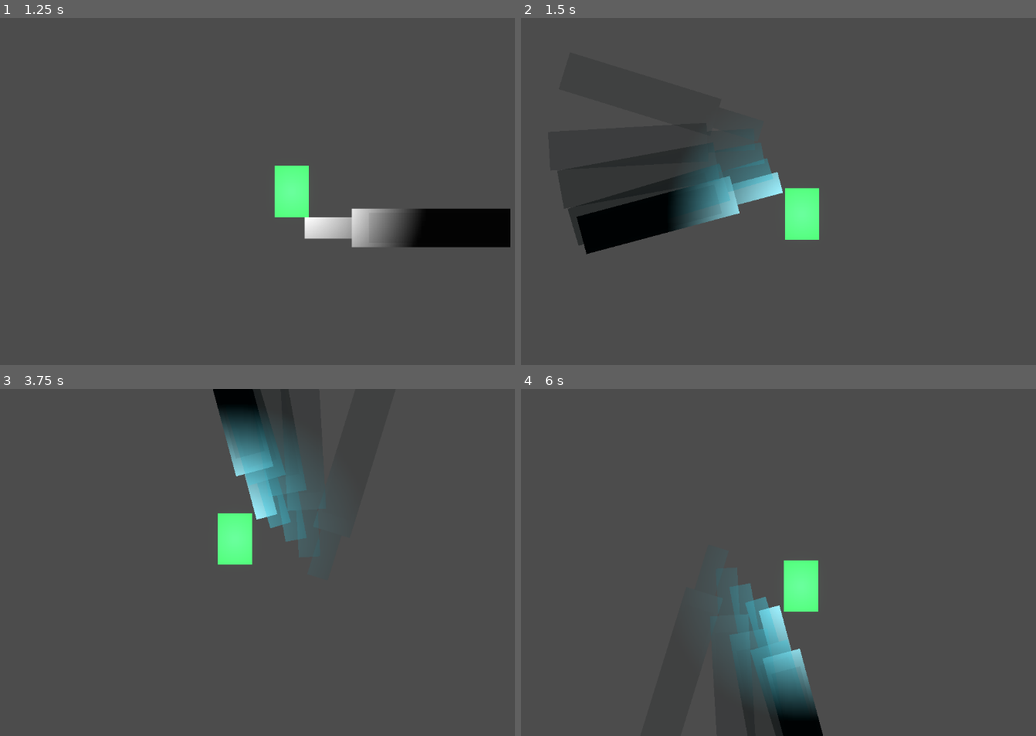
Above: before the commit, frames 1-4 (two rows, left to right).
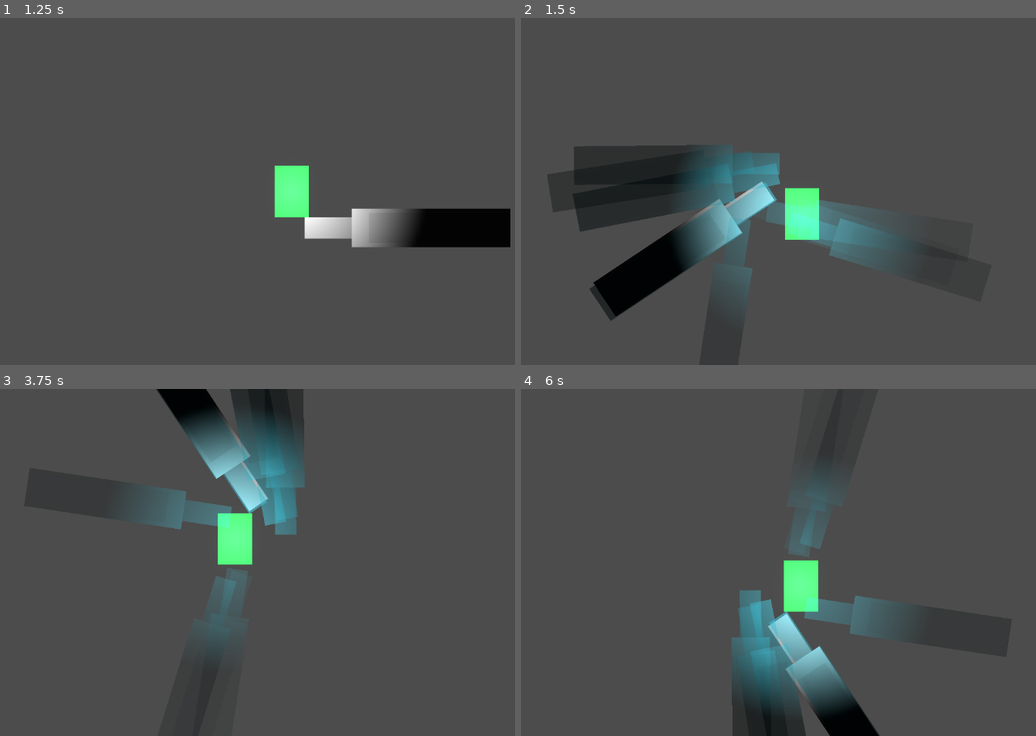
Above: after the commit, the same moments.

Repository: WMsans/top-down-rogue
Game: Godot game, scene res://scenes/main.tscn
The game is run twice, just before and just after one commit, with the same random seed, the same clock (stepped at 60 frames per second) and the same inputs.
Inputs (mouse positions are in pixels of both pictures, inside the frame that each line leads up to):
- Up to frame 1 (1.25 s): tap Enter at 0.5 s; move the mouse to (391, 174) at 0.52 s; hold D from 0.53 s (still down); tap Z at 0.6 s; click (391, 174) at 0.67 s
- Up to frame 2 (1.5 s): tap Space at 1.25 s; move the mouse to (654, 208) at 1.27 s; release D at 1.28 s; hold S from 1.28 s (still down); tap X at 1.35 s
- Up to frame 3 (3.75 s): move the mouse to (319, 486) at 2.02 s; release S at 2.03 s; hold D 2.03-2.78 s; tap C at 2.1 s; move the mouse to (226, 631) at 2.77 s; hold W 2.78-3.53 s; tap Z at 2.85 s; click (226, 631) at 2.92 s; move the mouse to (442, 614) at 3.52 s; hold A from 3.53 s (still down); tap X at 3.6 s
- Up to frame 4 (6 s): move the mouse to (593, 510) at 4.27 s; tap C at 4.35 s; tap Enter at 5 s; move the mouse to (809, 562) at 5.02 s; release A at 5.03 s; hold S 5.03-5.78 s; tap Z at 5.1 s; click (809, 562) at 5.17 s; move the mouse to (685, 475) at 5.77 s; hold D from 5.78 s (still down); tap X at 5.85 s

Frame 1 is identical in both runs. In frame 2, 11% of the frame differs, in the area x 5-85%, y 30-88%; in frame 3, 6.1%; in frame 4, 6.1%.
Error in both runs: Cannot call method 'shader_create_from_spirv' on a null value. (res://src/core/world_manager.gd:97)

Commit message:
fix: swing game juice

Diff:
--- a/src/player/weapon_visual.gd
+++ b/src/player/weapon_visual.gd
@@ -4,15 +4,32 @@
 const WEAPON_TEXTURE := preload("res://textures/weapon.png")
 const PIVOT_DISTANCE: float = 15.0
 
-const SWING_DURATION: float = 0.25
-const HALF_ARC: float = PI / 4.0
-
-const OVERSHOOT_ANGLE: float = PI / 6.0
-const SWING_PHASE_RATIO: float = 0.65
+const SWING_DURATION: float = 0.30
+const HALF_ARC: float = PI / 3.5
+
+# Phase timing ratios (must sum to ~SWING_PHASE_END)
+const PREP_END: float = 0.12
+const ACTION_END: float = 0.32
+const SETTLE_END: float = 0.60
+const RETURN_START: float = 0.60
 const RETURN_EASE_POWER: float = 2.5
 
-const TRAIL_INTERVAL: float = 0.03
-const TRAIL_LIFETIME: float = 0.18
+# Swing angles
+const ANTICIPATION_PULLBACK: float = PI / 6.0
+const OVERSHOOT_ANGLE: float = PI / 5.0
+const SETTLE_BOUNCE_AMOUNT: float = PI / 14.0
+
+# Squash & stretch
+const PREP_SCALE: Vector2 = Vector2(1.25, 0.75)
+const ACTION_SCALE: Vector2 = Vector2(0.7, 1.35)
+const SETTLE_SCALE: Vector2 = Vector2(1.1, 0.92)
+
+# Distance punch (weapon lunges forward during action)
+const PUNCH_DISTANCE: float = 22.0
+
+# Trail
+const TRAIL_INTERVAL: float = 0.02
+const TRAIL_LIFETIME: float = 0.15
 const TRAIL_COLOR: Color = Color(0.3, 0.9, 1.0, 0.6)
 
 @onready var _sprite: Sprite2D = $Sprite2D
@@ -47,6 +64,7 @@
 func _process_idle() -> void:
 	position = Vector2(cos(_facing_angle), sin(_facing_angle)) * PIVOT_DISTANCE
 	rotation = _facing_angle + PI / 2.0
+	_sprite.scale = Vector2.ONE
 
 
 func _process_swing(delta: float) -> void:
@@ -58,6 +76,7 @@
 		_is_swinging = false
 		_sprite.position = Vector2.ZERO
 		_sprite.rotation = 0.0
+		_sprite.scale = Vector2.ONE
 		_process_idle()
 		return
 
@@ -65,25 +84,80 @@
 	rotation = 0.0
 
 	var current_angle := _get_swing_angle(t)
-	_sprite.position = _get_position_at_angle(current_angle, PIVOT_DISTANCE)
+	var dist := _get_swing_distance(t)
+	_sprite.position = _get_position_at_angle(current_angle, dist)
 	_sprite.rotation = current_angle + PI / 2.0
-
-	if _trail_timer >= TRAIL_INTERVAL:
-		_trail_timer -= TRAIL_INTERVAL
+	_sprite.scale = _get_swing_scale(t)
+
+	# Spawn trails more aggressively during action phase
+	var interval := TRAIL_INTERVAL * (0.5 if t >= PREP_END and t < ACTION_END else 1.0)
+	if _trail_timer >= interval:
+		_trail_timer -= interval
 		_spawn_trail()
 
 
 func _get_swing_angle(t: float) -> float:
-	if t < SWING_PHASE_RATIO:
-		var swing_t := t / SWING_PHASE_RATIO
-		var eased_t := _elastic_out(swing_t)
-		var overshoot_end: float = _end_angle + OVERSHOOT_ANGLE * sign(_end_angle - _start_angle)
-		return lerpf(_start_angle, overshoot_end, eased_t)
-	else:
-		var return_t := (t - SWING_PHASE_RATIO) / (1.0 - SWING_PHASE_RATIO)
+	var swing_dir := signf(_end_angle - _start_angle)
+
+	if t < PREP_END:
+		# Anticipation: pull back behind the start angle
+		var prep_t := t / PREP_END
+		var eased := _ease_out_quad(prep_t)
+		var pullback_target := _start_angle - ANTICIPATION_PULLBACK * swing_dir
+		return lerpf(_start_angle, pullback_target, eased)
+
+	elif t < ACTION_END:
+		# Action: fast swing from pullback through to overshoot
+		var action_t := (t - PREP_END) / (ACTION_END - PREP_END)
+		var eased := _ease_in_out_cubic(action_t)
+		var pullback_angle := _start_angle - ANTICIPATION_PULLBACK * swing_dir
+		var overshoot_target := _end_angle + OVERSHOOT_ANGLE * swing_dir
+		return lerpf(pullback_angle, overshoot_target, eased)
+
+	elif t < SETTLE_END:
+		# Settle: damped bounce around end angle
+		var settle_t := (t - ACTION_END) / (SETTLE_END - ACTION_END)
+		var overshoot_target := _end_angle + OVERSHOOT_ANGLE * swing_dir
+		var base := lerpf(overshoot_target, _end_angle, _ease_out_quad(settle_t))
+		var bounce := sin(settle_t * PI * 3.0) * SETTLE_BOUNCE_AMOUNT * (1.0 - settle_t)
+		return base + bounce * swing_dir
+
+	else:
+		# Return: ease back to facing (preserved from original)
+		var return_t := (t - RETURN_START) / (1.0 - RETURN_START)
 		var eased_return := ease(return_t, RETURN_EASE_POWER)
-		var overshoot_end: float = _end_angle + OVERSHOOT_ANGLE * sign(_end_angle - _start_angle)
-		return lerpf(overshoot_end, _facing_angle, eased_return)
+		return lerpf(_end_angle, _facing_angle, eased_return)
+
+
+func _get_swing_distance(t: float) -> float:
+	if t < PREP_END:
+		# Pull in slightly during anticipation
+		var prep_t := t / PREP_END
+		return lerpf(PIVOT_DISTANCE, PIVOT_DISTANCE * 0.85, _ease_out_quad(prep_t))
+	elif t < ACTION_END:
+		# Punch forward during action
+		var action_t := (t - PREP_END) / (ACTION_END - PREP_END)
+		var punch := sin(action_t * PI) # peaks at midpoint
+		return lerpf(PIVOT_DISTANCE * 0.85, PIVOT_DISTANCE, action_t) + punch * (PUNCH_DISTANCE - PIVOT_DISTANCE)
+	else:
+		return PIVOT_DISTANCE
+
+
+func _get_swing_scale(t: float) -> Vector2:
+	if t < PREP_END:
+		var prep_t := t / PREP_END
+		return Vector2.ONE.lerp(PREP_SCALE, _ease_out_quad(prep_t))
+	elif t < ACTION_END:
+		var action_t := (t - PREP_END) / (ACTION_END - PREP_END)
+		if action_t < 0.5:
+			return PREP_SCALE.lerp(ACTION_SCALE, _ease_in_out_cubic(action_t * 2.0))
+		else:
+			return ACTION_SCALE.lerp(Vector2.ONE, _ease_out_quad((action_t - 0.5) * 2.0))
+	elif t < SETTLE_END:
+		var settle_t := (t - ACTION_END) / (SETTLE_END - ACTION_END)
+		return Vector2.ONE.lerp(SETTLE_SCALE, (1.0 - settle_t) * sin(settle_t * PI))
+	else:
+		return Vector2.ONE
 
 
 func swing(direction: Vector2) -> void:
@@ -113,13 +187,16 @@
 	return Vector2(cos(angle), sin(angle)) * distance
 
 
-func _elastic_out(t: float) -> float:
-	if t <= 0.0:
-		return 0.0
-	if t >= 1.0:
-		return 1.0
-	var p := 0.3
-	return pow(2.0, -10.0 * t) * sin((t - p / 4.0) * (2.0 * PI) / p) + 1.0
+func _ease_out_quad(t: float) -> float:
+	return 1.0 - (1.0 - t) * (1.0 - t)
+
+
+func _ease_in_out_cubic(t: float) -> float:
+	if t < 0.5:
+		return 4.0 * t * t * t
+	else:
+		var f := -2.0 * t + 2.0
+		return 1.0 - f * f * f / 2.0
 
 
 func _get_player() -> Node:
